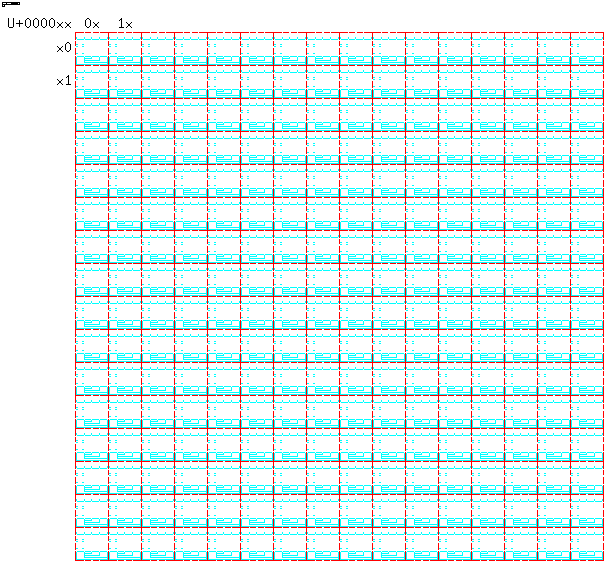
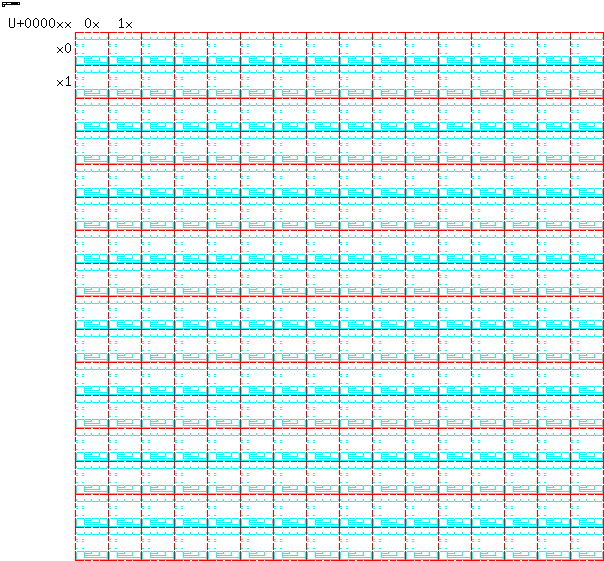
The second 604×561 image is a revision of the first. Changes to its layers:
added layer "Prefix" above "Metadata w/ black data copy" over [9, 18, 24, 28]
painted on "Axes" over [8, 18, 71, 86]
